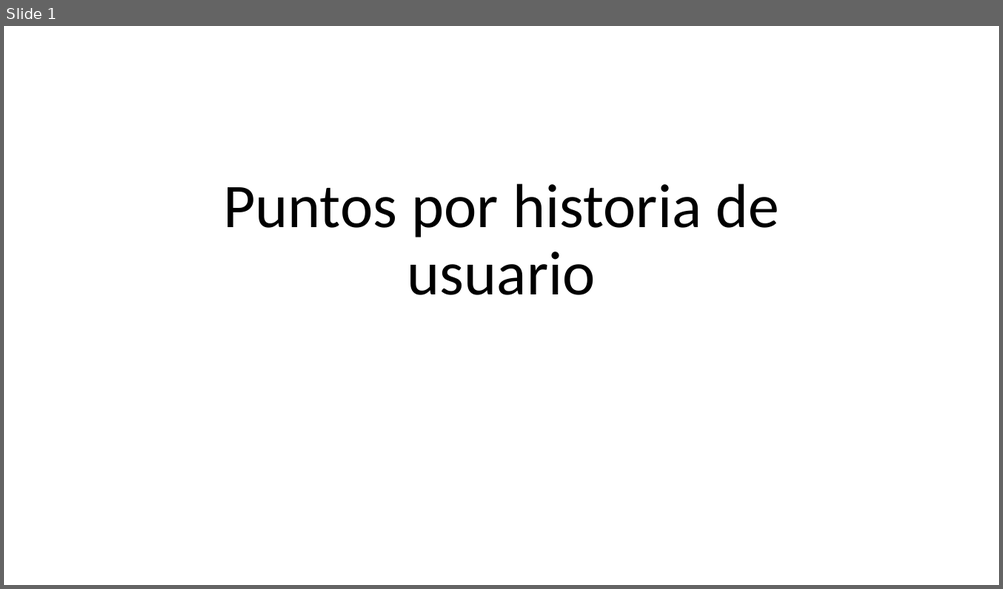
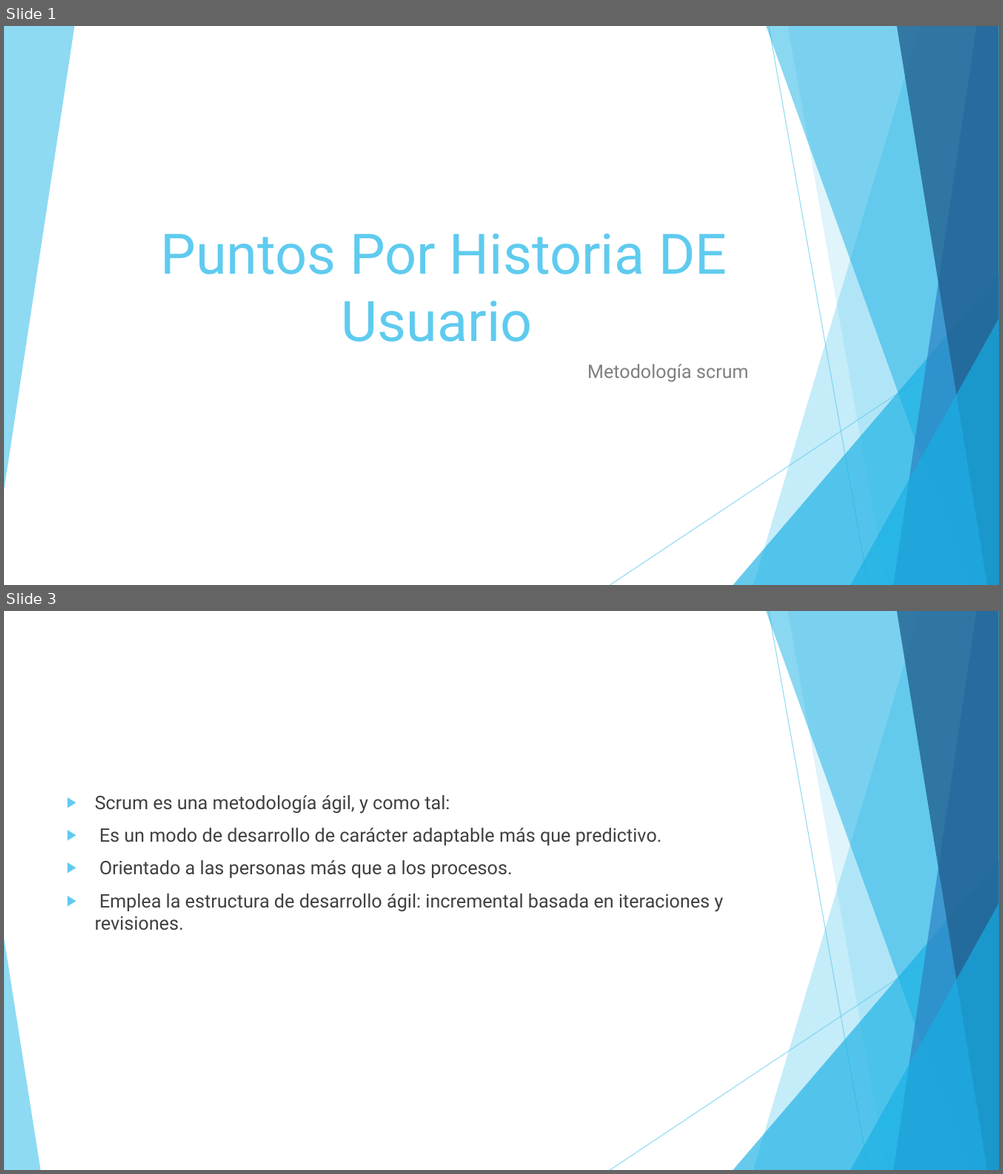
Before and after one commit to JulianAguilar/Equipo6AdminProy, a slide deck: Puntos por historia de usuario.pptx. Shown one above the other, each under a label of ours: slide 1 before the commit, slides 1 and 3 after it; the slides between them are not shown. The pictures are 1003x589 and 1003x1174 pixels, drawn with LibreOffice and Linux fonts; fonts in the diff are those of the drawing. Boxes give left, top, right and bottom in pixels: in the first picture for what was removed or moved away, otherwise in the second. Text is boxed around its words. In the diff, an @@ line names an element or a change of style, - is before the commit and + after.

```diff
--- a/Puntos por historia de usuario.pptx
+++ b/Puntos por historia de usuario.pptx
@@ slide 3 added at (4,611,999,1170), background #FFFFFF; not listed: 9 template elements that a slide beside it also shows @@
@@ text added at (95,795,723,931), 18 pt, text #404040 @@
+▶ Scrum es una metodología ágil, y como tal:
+▶ Es un modo de desarrollo de carácter adaptable más que predictivo.
+▶ Orientado a las personas más que a los procesos.
+▶ Emplea la estructura de desarrollo ágil: incremental basada en iteraciones y revisiones.
@@ triangle added at (4,939,40,1170), fill #5FCBEF at 70% opacity @@
@@ slide 1 changed as well @@
@@ title at (160,233,727,342): text changed; size 60 to 54 pt; font Calibri to Roboto; text colour #000000 to #5FCBEF @@
-Puntos por historia de usuario
+Puntos Por Historia DE Usuario
@@ group added at (4,26,999,585): 6 freeform shapes, 2 lines, 2 triangles @@
@@ subtitle added at (587,364,748,382), 18 pt, text #808080 @@
+Metodología scrum
```
Also in this commit, not shown: 2 other slides added, 15 slides removed.
